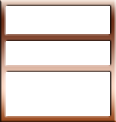
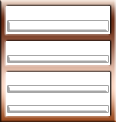
Comparing the layer stacks of the two 116x122 images. Changes:
added layer "shines" (35%) above "bezel" over 8, 21, 108, 112
